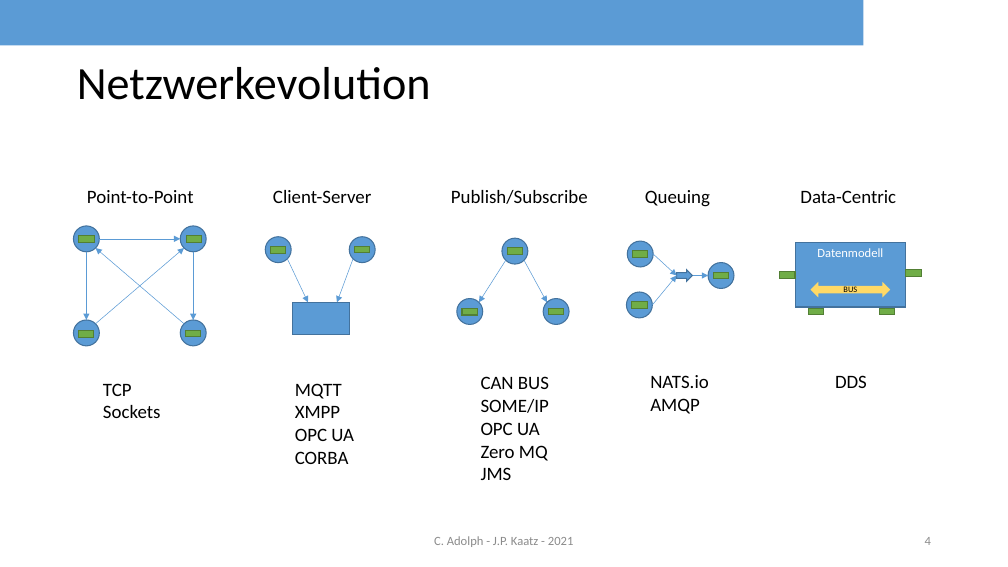
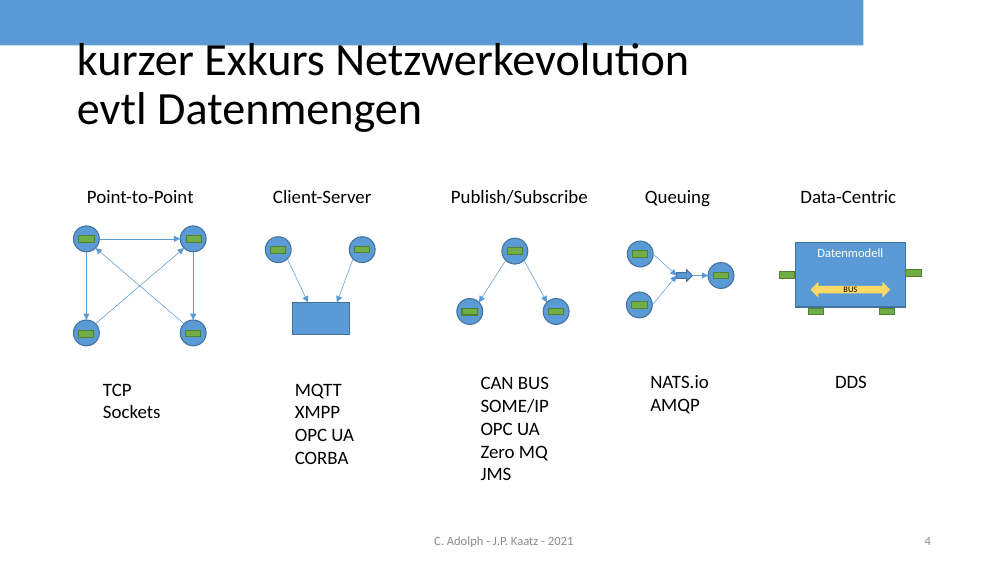
Before and after one commit to rocko/sisidm_sose2021, a slide deck: slide 4 of DDS_share.pptx. Drawn at 1008x567 pixels with LibreOffice and Linux fonts; fonts in the diff are those of the drawing; background and template pictures are left out. Boxes give left, top, right and bottom in pixels: in the first picture for what was removed or moved away, otherwise in the second. Text is boxed around its words. In the diff, an @@ line names an element or a change of style, - is before the commit and + after.

```diff
--- a/DDS_share.pptx
+++ b/DDS_share.pptx
@@ title at (77, 36, 689, 132): text changed @@
-Netzwerkevolution
+kurzer Exkurs Netzwerkevolution
+evtl Datenmengen
```
Also in this commit, not shown: 6 other slides changed, 3 slides removed.
